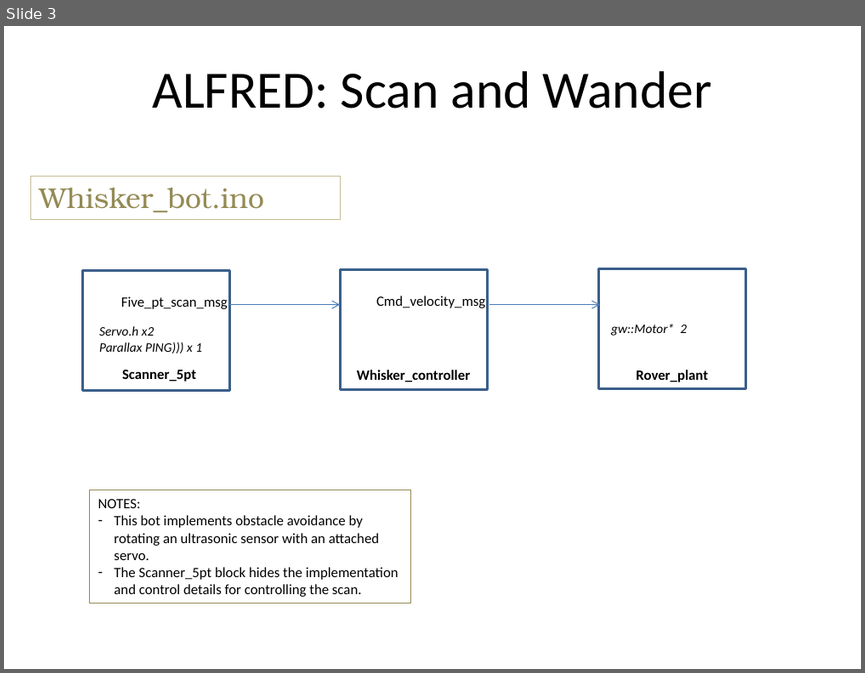
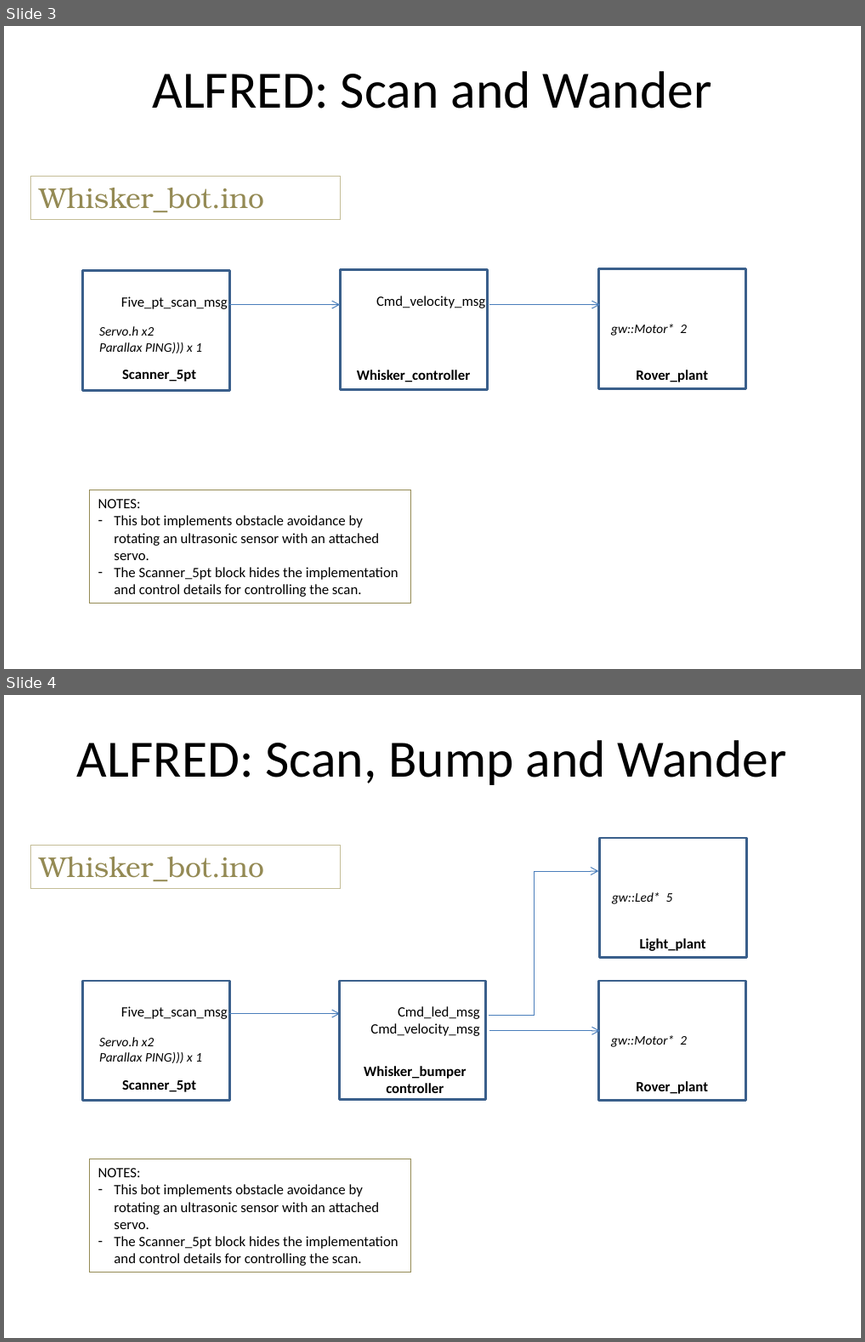
Before and after one commit to zacsketches/Alfred, a slide deck: System_diagrams.pptx. Shown one above the other, each under a label of ours: slide 3 before the commit, slides 3 and 4 after it. The pictures are 865x673 and 865x1342 pixels, drawn with LibreOffice and Linux fonts; fonts in the diff are those of the drawing. Boxes give left, top, right and bottom in pixels: in the first picture for what was removed or moved away, otherwise in the second. Text is boxed around its words. In the diff, an @@ line names an element or a change of style, - is before the commit and + after.

Commit message:
troubleshooting light plant with whiskers

```diff
--- a/System_diagrams.pptx
+++ b/System_diagrams.pptx
@@ slide 4 added at <box>4,695,861,1338</box>, background #FFFFFF @@
@@ title added at <box>77,740,787,785</box>, 44 pt, text #000000 @@
+ALFRED: Scan, Bump and Wander
@@ rectangle added at <box>30,845,340,888</box>, outline #C4BD97 0.75 pt, 24 pt, text #948A54 @@
+Whisker_bot.ino
@@ rectangle added at <box>600,838,747,958</box>, outline #3A5F8C 2 pt @@
@@ line added from (534, 1015) to (534, 871), #4B7EBC 0.75 pt @@
@@ arrow added from (534, 871) to (599, 871), #4B7EBC 0.75 pt @@
@@ text added at <box>612,892,673,904</box>, 11 pt, text #000000, italic @@
+gw::Led* 5
@@ text added at <box>640,938,706,951</box>, 12 pt, text #000000, bold @@
+Light_plant
@@ rectangle added at <box>340,981,487,1099</box>, outline #3A5F8C 2 pt @@
@@ rectangle added at <box>599,981,746,1100</box>, outline #3A5F8C 2 pt @@
@@ arrow added from (229, 1014) to (340, 1014), #4B7EBC 0.75 pt @@
@@ text added at <box>370,1006,480,1036</box>, 12 pt, text #000000 @@
+Cmd_led_msg
+Cmd_velocity_msg
@@ line added from (489, 1015) to (534, 1015), #4B7EBC 0.75 pt @@
@@ group added at <box>83,981,230,1100</box>: 3 texts, 1 rectangle @@
+Scanner_5pt
+Five_pt_scan_msg
+Servo.h x2
+Parallax PING))) x 1
@@ arrow added from (490, 1031) to (600, 1031), #4B7EBC 0.75 pt @@
@@ text added at <box>611,1035,687,1047</box>, 11 pt, text #000000, italic @@
+gw::Motor* 2
@@ text added at <box>364,1066,466,1078</box>, 12 pt, text #000000, bold @@
+Whisker_bumpercontroller
@@ text added at <box>636,1081,708,1094</box>, 12 pt, text #000000, bold @@
+Rover_plant
@@ rectangle added at <box>90,1159,411,1271</box>, outline #948A54 0.75 pt, 12 pt, text #000000 @@
+NOTES:
+– This bot implements obstacle avoidance by rotating an ultrasonic sensor with an attached servo.
+– The Scanner_5pt block hides the implementation and control details for controlling the scan.
```
Also in this commit, not shown: 7 other files.
